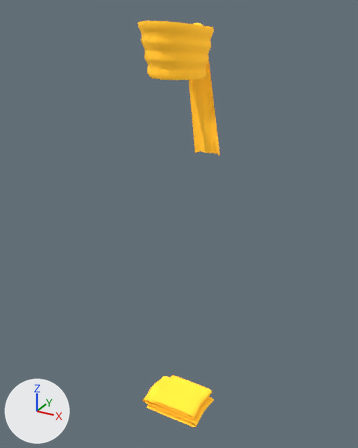
The Blender file ArtSource/PlayerScarf/PlayerScarf3D.blend as it was, and as the next commit left it.
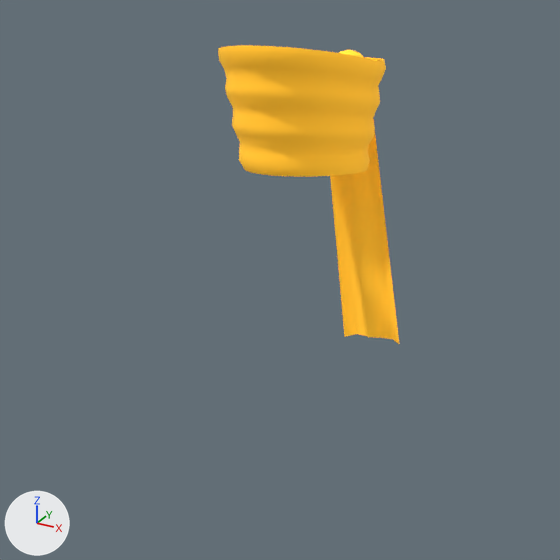
Each version appears first whole from a 50 mm lens placed at (0.835, -1.506, 1.644), pointed at (-0.019, 0.047, 0.867), and next in a close-up on the part from 11% to 82% of the width and 0% to 57% of the height. Every picture has the same lights, and +X, +Y and +Z are marked at lower left. The last two pictures show the newer version. Shape keys are drawn at the values saved in each file.

In view in the first close-up: 'ScarfTail', 'ScarfWrap' and 1 more.
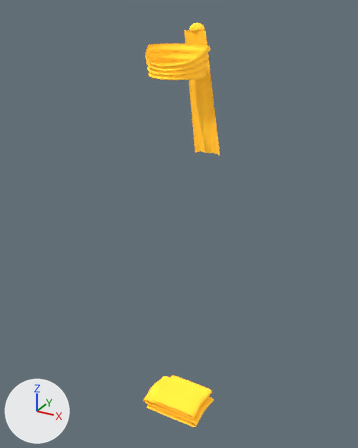
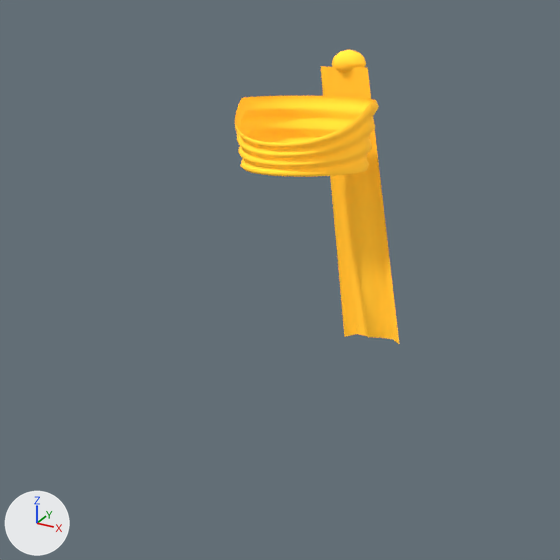
The change, as JSON lines over the scene's bpy script:
```json
{"block": "key_0_mouthlowered", "where": "key_0_mouthlowered = bpy.data.objects['ScarfWrap'].data.shape_keys.key_blocks['MouthLowered']"}
{"op": "set", "path": "key_0_mouthlowered.value", "old": "0.0", "new": "1.0"}
```

What differs and where, as boxes (x1, y1, x2, y2) in the close-ups (560 x 560 px):
```json
{"object": "ScarfWrap", "change": "reshaped", "before": [218, 45, 386, 177], "after": [235, 96, 379, 177], "on screen": "14% narrower, 38% shorter"}
```
